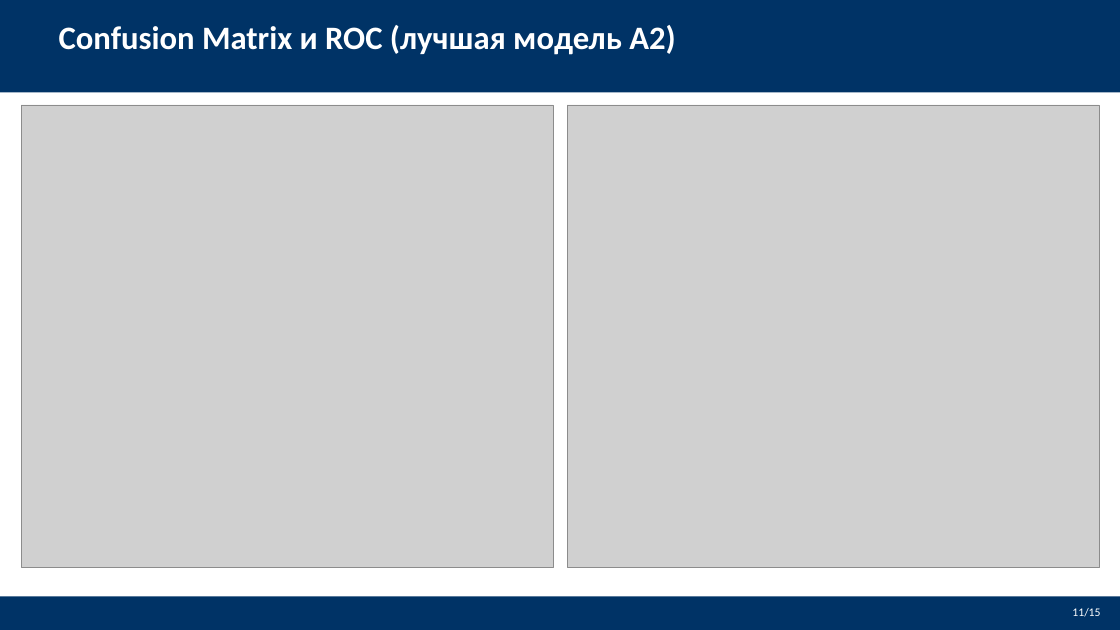
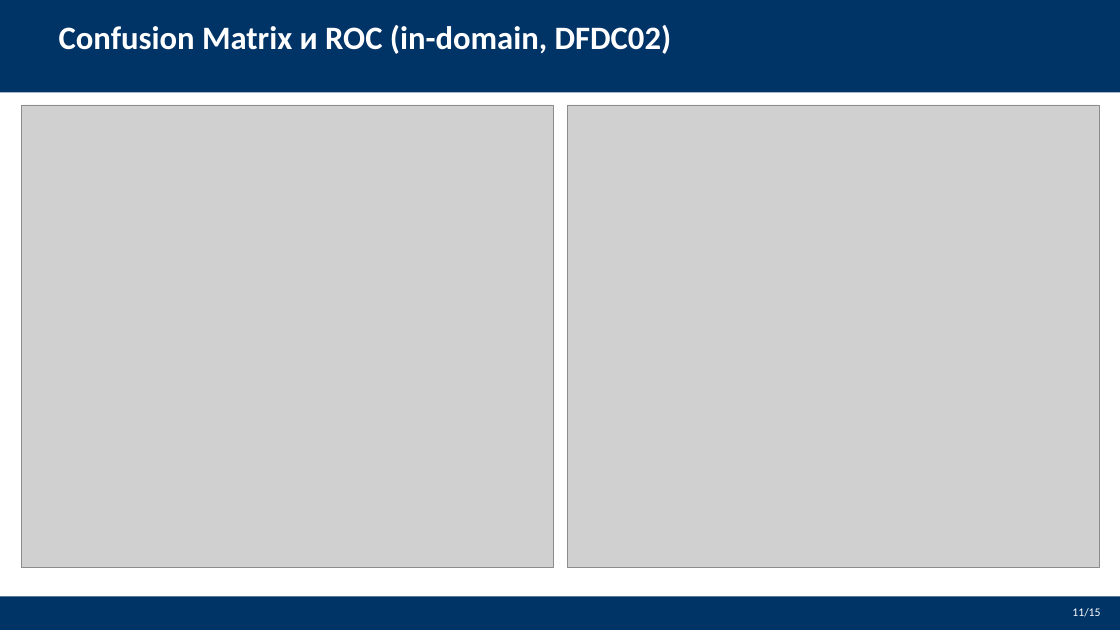
Before and after one commit to Jokeera/deepfake-detection, a slide deck: slide 12 of VKRDoc/Defense_Presentation.pptx (slide 11 before the commit). Drawn at 1120x630 pixels with LibreOffice and Linux fonts; fonts in the diff are those of the drawing; grey boxes stand for pictures. Boxes give left, top, right and bottom in pixels: in the first picture for what was removed or moved away, otherwise in the second. Text is boxed around its words. In the diff, an @@ line names an element or a change of style, - is before the commit and + after.

```diff
--- a/VKRDoc/Defense_Presentation.pptx
+++ b/VKRDoc/Defense_Presentation.pptx
@@ text at [59,25,672,54]: text changed @@
-Confusion Matrix и ROC (лучшая модель A2)
+Confusion Matrix и ROC (in-domain, DFDC02)
```
Also in this commit, not shown: 1 other slide changed, 1 slide added.
